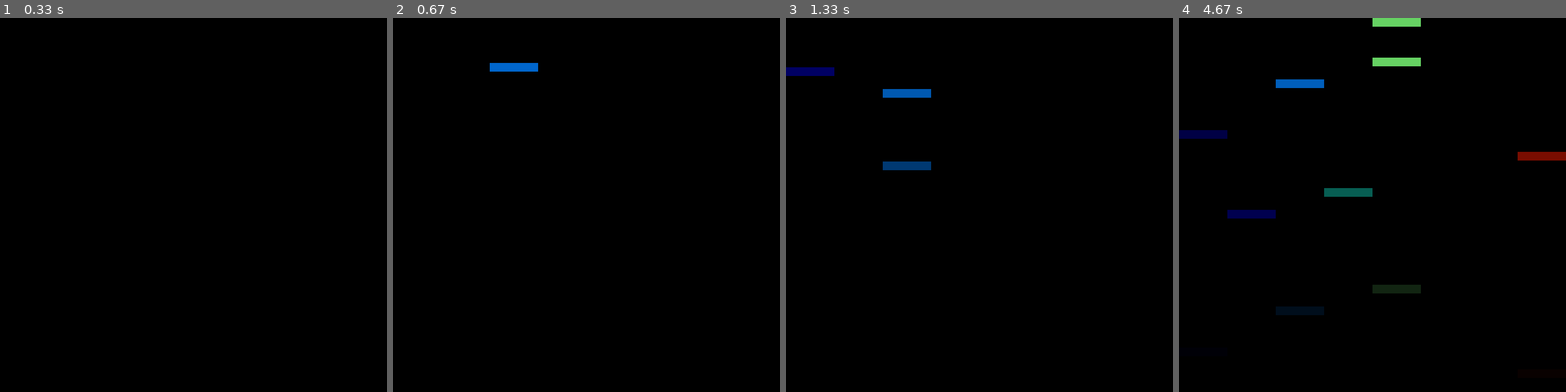
Above: before the commit, frames 1-4 (left to right).
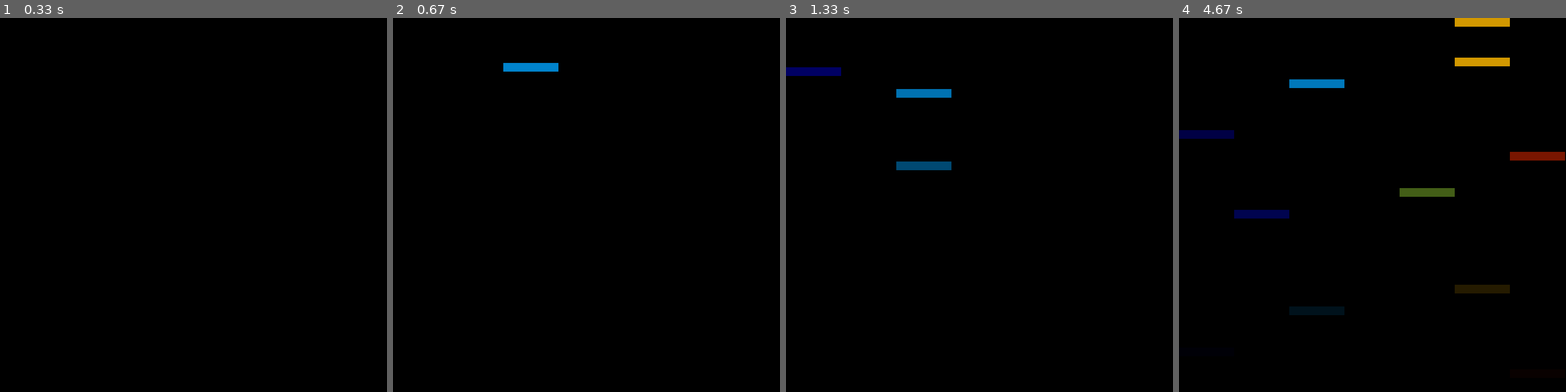
Above: after the commit, the same moments.

Repository: gabrielhuang/visual-instrument
Game: pygame game, started from pygame_demo.py
The game is run twice, just before and just after one commit, with the same random seed, the same clock (stepped at 60 frames per second) and the same inputs. The source is Python 2; it was converted automatically to run under Python 3.
Inputs:
- Up to frame 1 (0.33 s): no input
- Up to frame 2 (0.67 s): hold D from 0.33 s (still down)
- Up to frame 3 (1.33 s): release D at 0.8 s; hold D 0.83-1.3 s; tap K at 0.98 s
- Up to frame 4 (4.67 s): hold A 1.33-1.87 s; tap 2 at 1.48, 2.82, 4.38 s; hold S 1.9-2.2 s; tap 1 at 2.05, 3.48 s; hold A 2.23-2.63 s; tap K at 2.38, 3.88 s; hold D 2.67-3.3 s; hold S 3.33-3.7 s; hold A 3.73-4.2 s; hold D from 4.23 s (still down)

Frame 1 is identical in both runs. In frame 2, 0.4% of the frame differs, in the area x 25-43%, y 12-15%; in frame 3, 0.7%; in frame 4, 3.3%, in the area x 12-100%, y 0-80%.

Commit message:
house mode

Diff:
--- a/pygame_demo.py
+++ b/pygame_demo.py
@@ -47,6 +47,28 @@
     }
     return sounds, mappings
 
+def get_mappings_house():
+    sounds = {
+       'kick':  Sound("samples/Bass-Drum-1.wav"),
+       'snare':  Sound("samples/Snare 16.wav"),
+       'drumloop_1':  Sound("samples/House_Kit_01-Full_Drums-125-E.wav"),
+       'drumloop_2':  Sound("samples/House_Kit_01-Kickless_Drums-125-E.wav"),
+       'bass_e': Sound('samples/Bass E.wav'),
+       'bass_f': Sound('samples/Bass F.wav'),
+       'hat': Sound('samples/Hat 6.wav')
+    }
+    mappings = {
+        pygame.K_k: 'kick',
+        pygame.K_s: 'snare',
+        pygame.K_a: 'hat',
+        pygame.K_d: 'drumloop_1',
+        pygame.K_f: 'drumloop_2',
+        pygame.K_1: 'bass_e',
+        pygame.K_2: 'bass_f',
+    }
+    return sounds, mappings
+
+
 
 def verify_sounds_and_mappings(sounds, mappings):
     for key, name in mappings.items():
@@ -64,7 +86,8 @@
 
 
 screen = init_pygame()
-sounds, mappings = get_mappings()
+#sounds, mappings = get_mappings()
+sounds, mappings = get_mappings_house()
 verify_sounds_and_mappings(sounds, mappings)
 sounds_idx = {name: idx for idx, name in enumerate(sounds)}
 sounds_colors = {name: float_to_rgb(float(idx)/len(sounds_idx)) for name, idx in sounds_idx.items()}
Not shown, added: samples/Bass E.wav
Not shown, added: samples/Bass F.wav
Not shown, added: samples/Hat 6.wav
Not shown, added: samples/House_Kit_01-Full_Drums-125-E.wav
Not shown, added: samples/House_Kit_01-Kickless_Drums-125-E.wav
